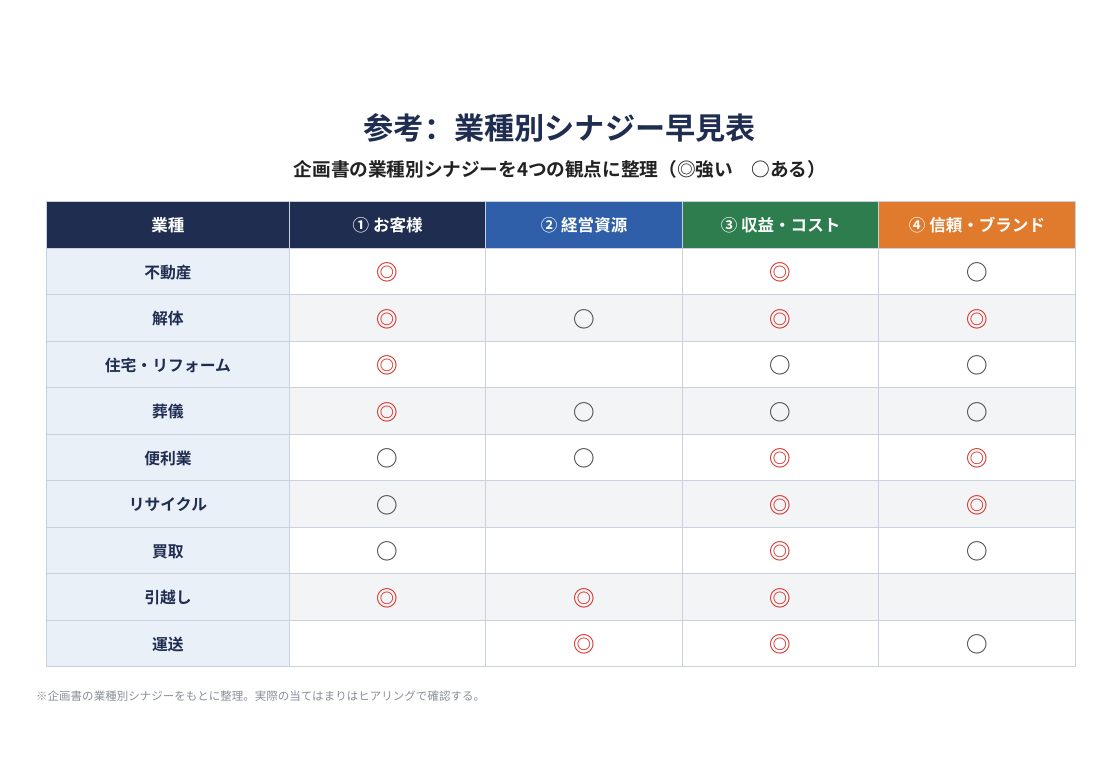
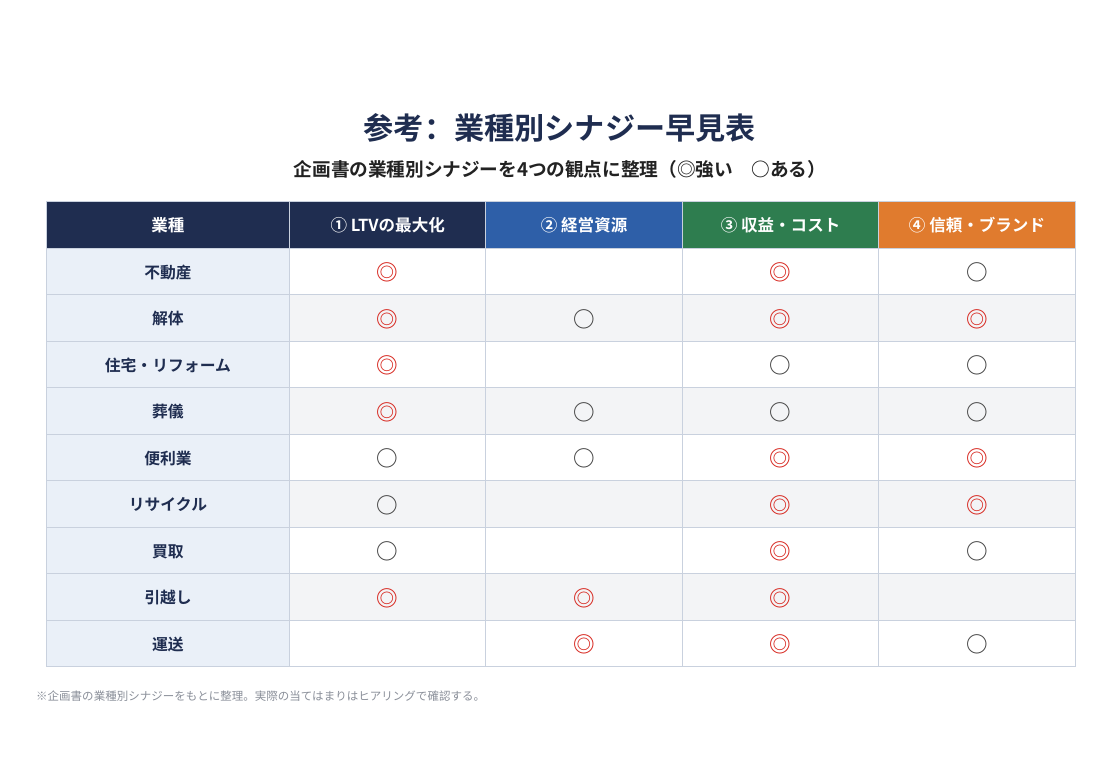
Before and after one commit to soshiro-iki-sys/-, a slide deck: slide 15 of proposals/個社別ご提案パート_ひな形.pptx (slide 13 before the commit). Drawn at 1120x775 pixels with LibreOffice and Linux fonts; fonts in the diff are those of the drawing; background and template pictures are left out. Boxes give left, top, right and bottom in pixels: in the first picture for what was removed or moved away, otherwise in the second. Text is boxed around its words. In the diff, an @@ line names an element or a change of style, - is before the commit and + after.

```diff
--- a/proposals/個社別ご提案パート_ひな形.pptx
+++ b/proposals/個社別ご提案パート_ひな形.pptx
@@ table at (47, 202, 1076, 655) @@
-row 1, column 2: ① お客様
+row 1, column 2: ① LTVの最大化
```
Also in this commit, not shown: 1 other slide changed, 2 slides added, 2 other files.
